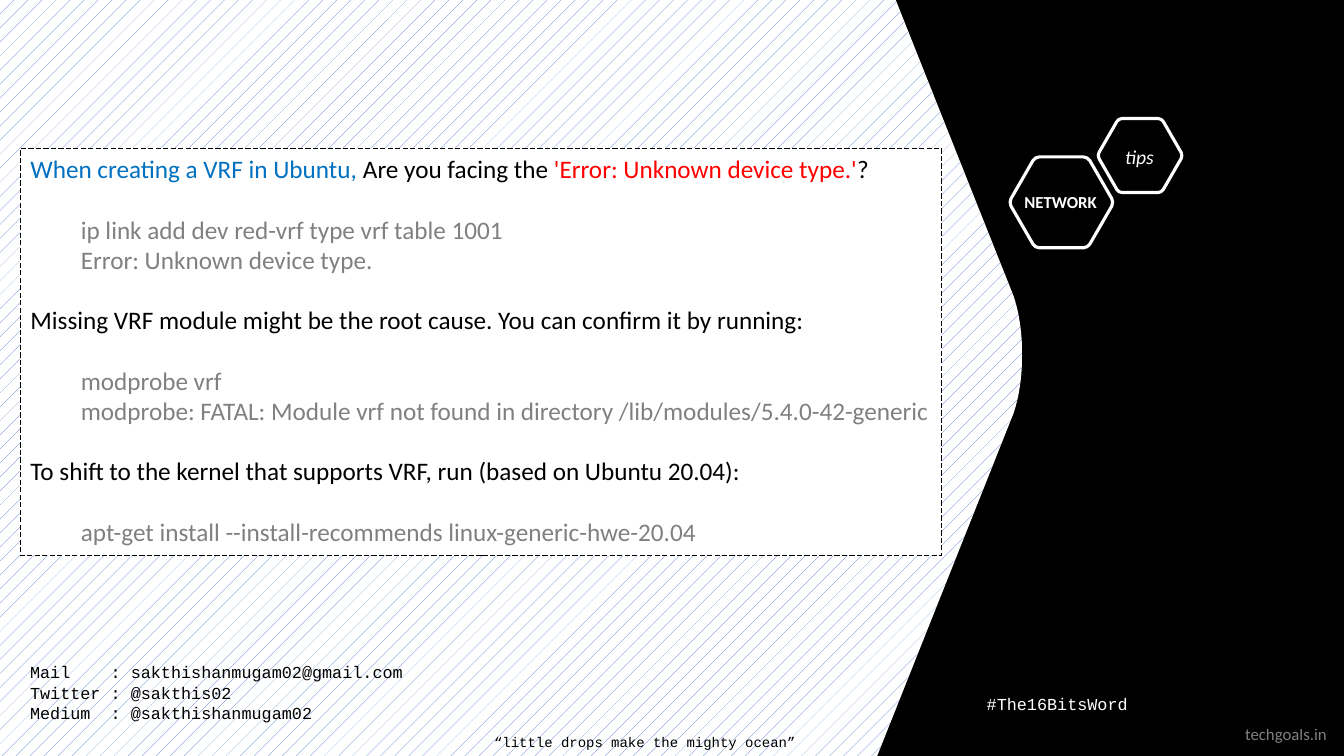
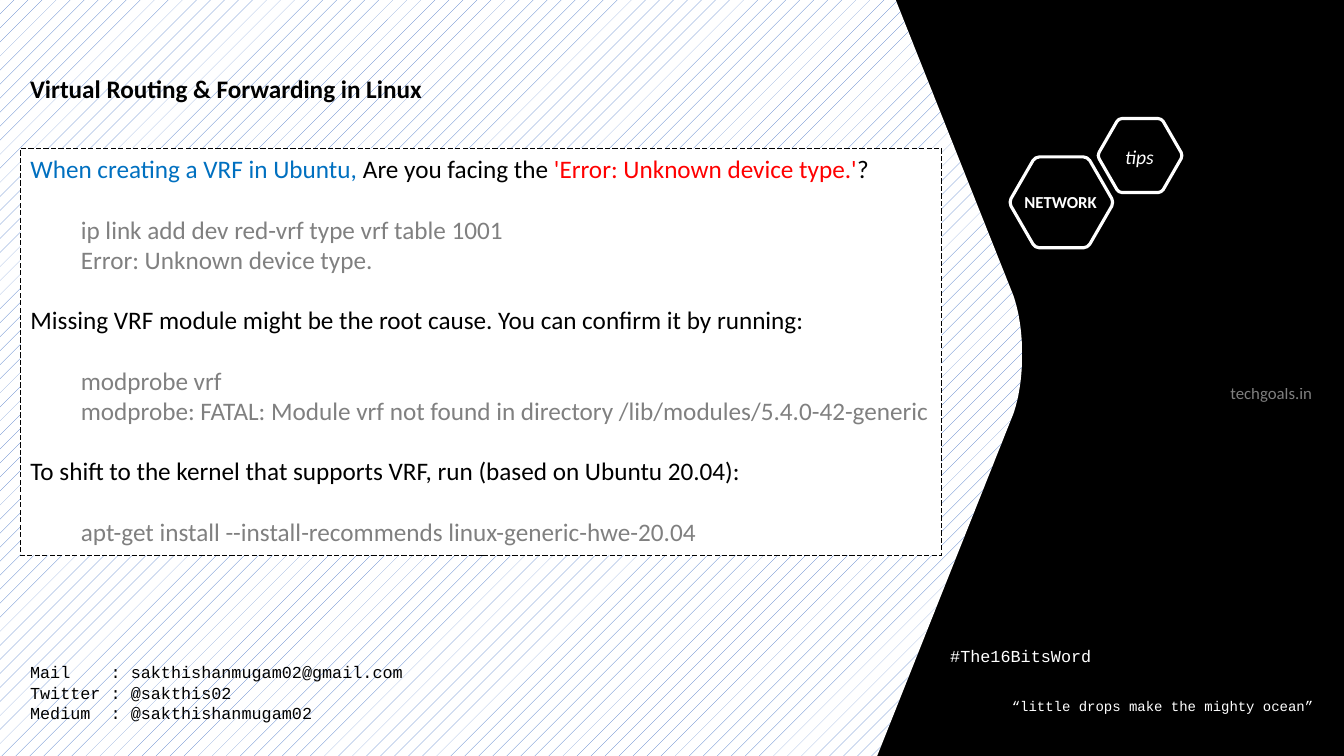
Before and after one commit to sakthishanmugam02/The16BitsWord, a slide deck: slide 1 of The16BitsWord-NetworkTips.pptx. Drawn at 1344x756 pixels with LibreOffice and Linux fonts; fonts in the diff are those of the drawing. Boxes give left, top, right and bottom in pixels: in the first picture for what was removed or moved away, otherwise in the second. Text is boxed around its words. In the diff, an @@ line names an element or a change of style, - is before the commit and + after.

```diff
--- a/The16BitsWord-NetworkTips.pptx
+++ b/The16BitsWord-NetworkTips.pptx
@@ text added at (x1=30, y1=77, x2=421, y2=104), 18 pt, text #000000, bold @@
+Virtual Routing & Forwarding in Linux
@@ text "techgoals.in" moved from (x1=1245, y1=729, x2=1327, y2=743) to (x1=1230, y1=388, x2=1312, y2=402) @@
@@ text "#The16BitsWord" moved from (x1=987, y1=698, x2=1128, y2=711) to (x1=950, y1=650, x2=1091, y2=663) @@
@@ text "“little drops make the mighty ..." moved from (x1=494, y1=737, x2=795, y2=752) to (x1=1012, y1=701, x2=1313, y2=714) @@
@@ text "“little drops make the mighty ..." at (x1=1012, y1=701, x2=1313, y2=714): text colour #000000 to #FFFFFF @@
```
